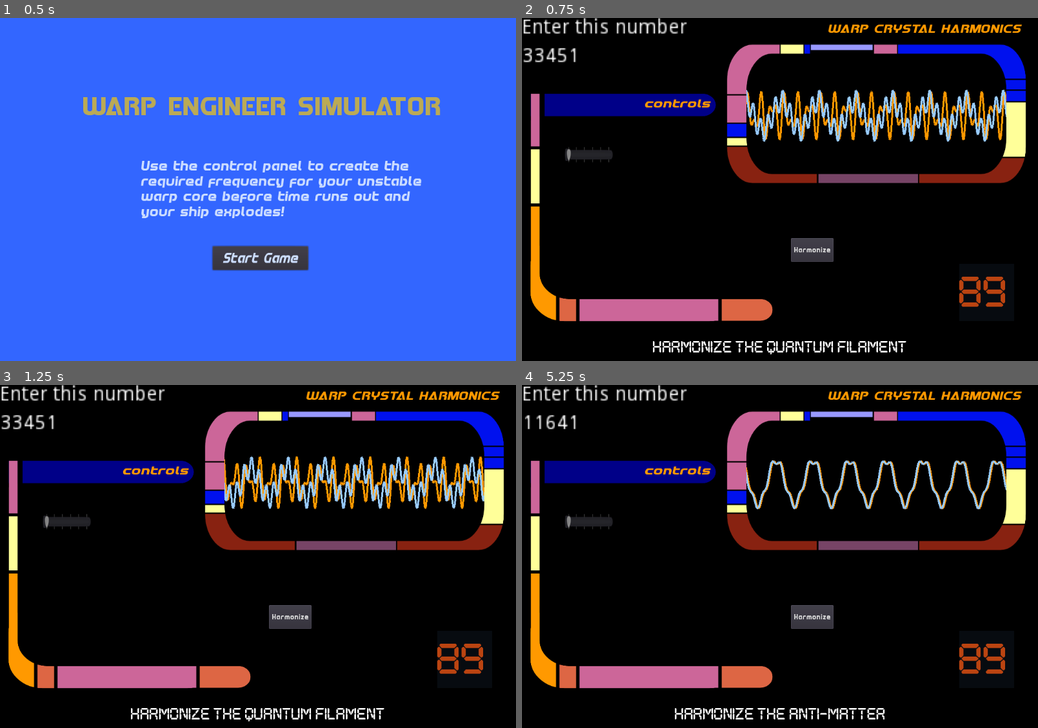
Above: before the commit, frames 1-4 (two rows, left to right).
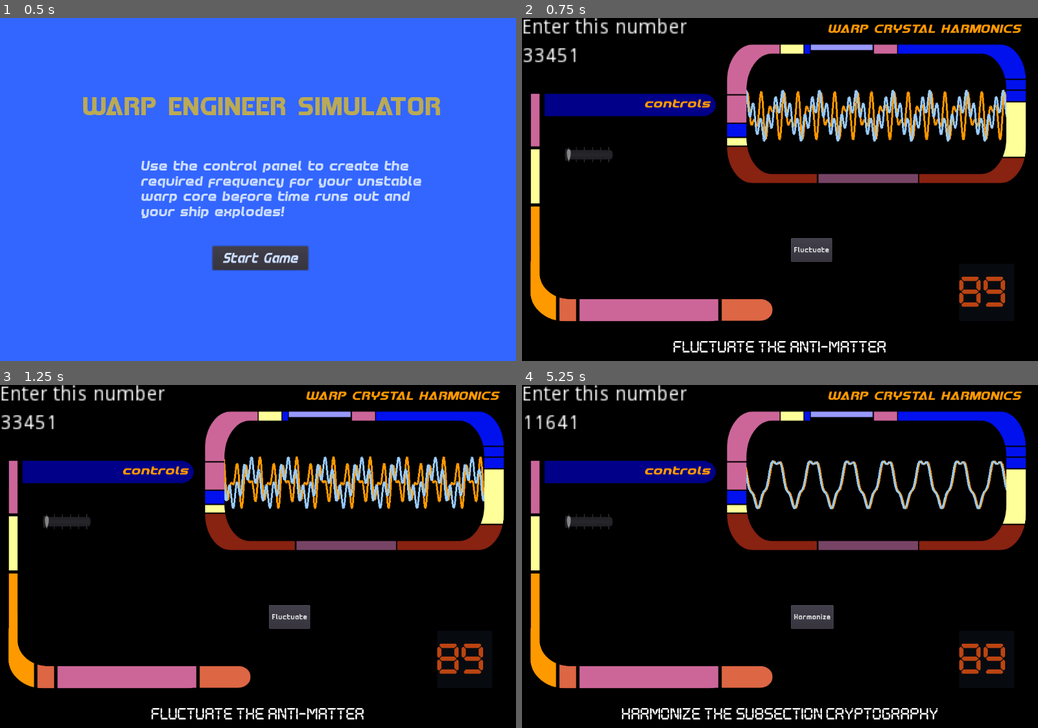
Above: after the commit, the same moments.

Repository: squiggle-at-squiggle/LDJam49
Game: Godot game, scene res://Scenes/Main.tscn
Two runs of this game, one before a commit and one after it. Both use one fixed random seed, a clock stepped at 60 frames per second and the inputs below.
Inputs:
- Up to frame 1 (0.5 s): no input
- Up to frame 2 (0.75 s): click "Start Game" at 0.5 s
- Up to frame 3 (1.25 s): no input
- Up to frame 4 (5.25 s): click "Harmonize" (after the commit: "Fluctuate") at 1.25 s; click "Harmonize" (after the commit: "Fluctuate") at 2 s; click "Harmonize" (after the commit: "Fluctuate") at 2.75 s; tap Enter at 3.5 s; tap Space at 4.25 s; click "Start Game" at 5 s

Frame 1 is identical in both runs. In frame 2, 1.1% of the frame differs, in the area x 25-75%, y 64-99%; in frame 3, 1.1%; in frame 4, 1.3%, in the area x 19-81%, y 94-98%.

Commit message:
consolidate the subsection cryptography

Diff:
--- a/Code/Main.gd
+++ b/Code/Main.gd
@@ -118,10 +118,10 @@
 		hide_all_toggles()
 
 func Verb():
-	var verb = ["Harmonize", "Fluctuate"]
+	var verb = ["Harmonize", "Fluctuate", "Consolidate"]
 	return verb[randi() % verb.size()]
 
 
 func TechnoBabble():
-	var technoBabble = ["quantum filament", "anti-matter"]
+	var technoBabble = ["quantum filament", "anti-matter", "subsection cryptography"]
 	return technoBabble[randi() % technoBabble.size()]
